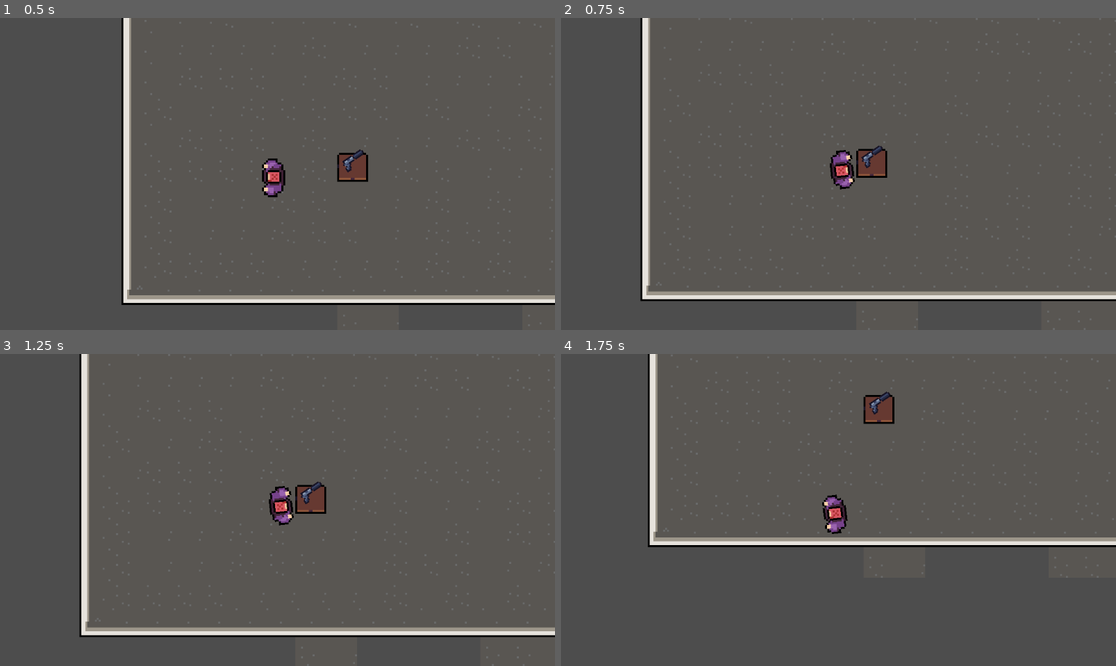
Above: before the commit, frames 1-4 (two rows, left to right).
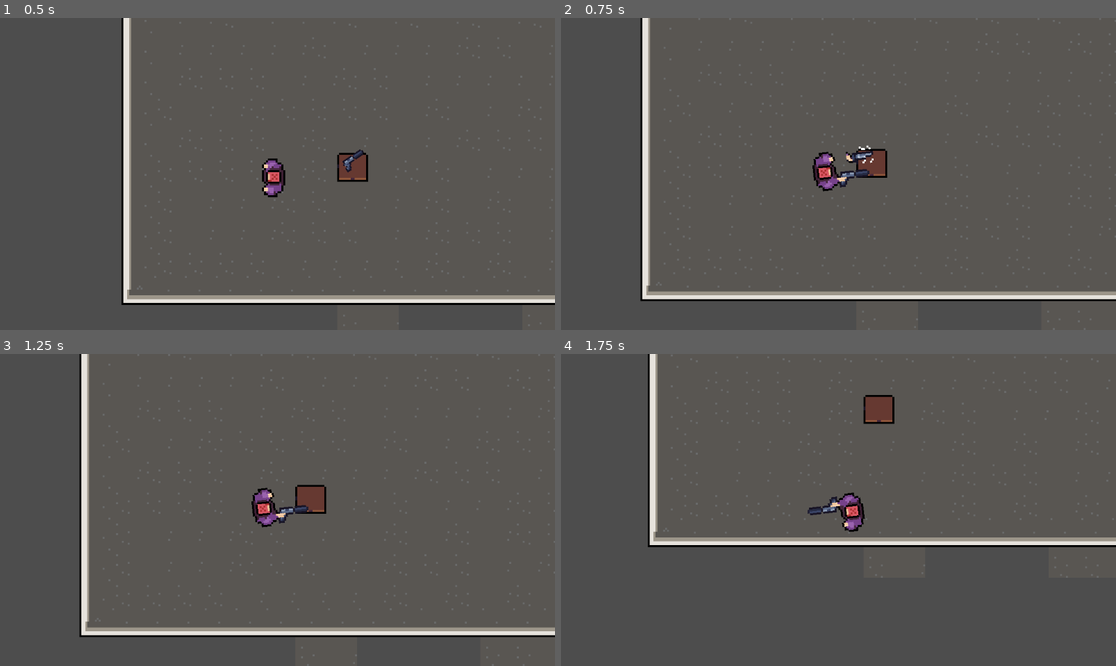
Above: after the commit, the same moments.

Repository: Techno857/Goons
Game: Godot game, scene res://Basement/basement.tscn
The game is run twice, just before and just after one commit, with the same random seed, the same clock (stepped at 60 frames per second) and the same inputs. The project has no main scene, so this scene is started directly.
Inputs (mouse positions are in pixels of both pictures, inside the frame that each line leads up to):
- Up to frame 1 (0.5 s): no input
- Up to frame 2 (0.75 s): move the mouse to (960, 158) at 0.52 s; hold Right (ui_right) from 0.53 s (still down); right-click (960, 158) at 0.6 s
- Up to frame 3 (1.25 s): keep holding Right (ui_right)
- Up to frame 4 (1.75 s): tap Enter at 1.25 s; move the mouse to (727, 525) at 1.27 s; release Right (ui_right) at 1.28 s; hold Down (ui_down) from 1.28 s (still down); click (727, 525) at 1.35 s; right-click (727, 525) at 1.55 s

Frame 1 is identical in both runs. In frame 2, 1.0% of the frame differs, in the area x 45-58%, y 40-56%; in frame 3, 0.9%; in frame 4, 0.9%.

Commit message:
Knife added

Diff:
--- a/Goon/goon.gd
+++ b/Goon/goon.gd
@@ -3,6 +3,8 @@
 @export var speed: int = 200
 @onready var animations = $AnimationPlayer
 @onready var pistol = $"../SupPistol"
+@onready var knife = $Knife
+@onready var knifeTimer = $Knife/knifeTimer
 @onready var direction = "right"
 
 
@@ -59,6 +61,9 @@
 	if pistol.magSize == 0:
 		pistol.gunAcquired = false
 
+	if Input.is_action_just_pressed("RMB") && pistol.gunAcquired == false:
+		_on_knife_timer_timeout()
+
 func _on_hurt_box_area_entered(area):
 	if area.has_method("openDoor") && area.doorClosed:
 		area.openDoor()
@@ -70,3 +75,10 @@
 	bullet_instance.rotation_degrees = rotation_degrees
 	bullet_instance.linear_velocity = Vector2(bullet_speed,0).rotated(rotation)
 	get_tree().get_root().call_deferred("add_child",bullet_instance)
+
+
+func _on_knife_timer_timeout():
+	knifeTimer.start()
+	knife.visible = true
+	await knifeTimer.timeout
+	knife.visible = false
--- a/Goon/goon.tscn
+++ b/Goon/goon.tscn
@@ -1,8 +1,9 @@
-[gd_scene load_steps=19 format=3 uid="uid://cpsei3law0djw"]
+[gd_scene load_steps=20 format=3 uid="uid://cpsei3law0djw"]
 
 [ext_resource type="Script" path="res://Goon/goon.gd" id="1_k2qhm"]
 [ext_resource type="Texture2D" uid="uid://cec6xdthr11vm" path="res://Goon/gun_goon_walk.png" id="2_j8nwx"]
 [ext_resource type="Texture2D" uid="uid://dlqal3udbv0hs" path="res://Goon/goon walk animation.png" id="2_swr1l"]
+[ext_resource type="PackedScene" uid="uid://bhg5kopgf5q1l" path="res://Knife/Knife.tscn" id="4_1yy6l"]
 
 [sub_resource type="CapsuleShape2D" id="CapsuleShape2D_ys4p4"]
 radius = 7.0
@@ -365,4 +366,15 @@
 [node name="Muzzle" type="Marker2D" parent="."]
 position = Vector2(15, 2.99995)
 
+[node name="AudioStreamPlayer" type="AudioStreamPlayer" parent="."]
+
+[node name="Knife" parent="." instance=ExtResource("4_1yy6l")]
+visible = false
+position = Vector2(11, -7.00004)
+
+[node name="knifeTimer" type="Timer" parent="Knife"]
+wait_time = 0.3
+one_shot = true
+
 [connection signal="area_entered" from="hurtBox" to="." method="_on_hurt_box_area_entered"]
+[connection signal="timeout" from="Knife/knifeTimer" to="." method="_on_knife_timer_timeout"]
--- /dev/null
+++ b/Knife/Knife.tscn
@@ -0,0 +1,16 @@
+[gd_scene load_steps=3 format=3 uid="uid://bhg5kopgf5q1l"]
+
+[ext_resource type="Texture2D" uid="uid://10noga32br5u" path="res://Knife/knife.png" id="1_6oyo4"]
+
+[sub_resource type="RectangleShape2D" id="RectangleShape2D_x0jrf"]
+size = Vector2(13, 8)
+
+[node name="Knife" type="Area2D"]
+
+[node name="CollisionShape2D" type="CollisionShape2D" parent="."]
+position = Vector2(1.5, 0)
+shape = SubResource("RectangleShape2D_x0jrf")
+
+[node name="Sprite2D" type="Sprite2D" parent="."]
+texture_filter = 1
+texture = ExtResource("1_6oyo4")
--- a/project.godot
+++ b/project.godot
@@ -57,6 +57,11 @@
 "events": [Object(InputEventMouseButton,"resource_local_to_scene":false,"resource_name":"","device":-1,"window_id":0,"a …(253 unchanged characters)…
 ]
 }
+RMB={
+"deadzone": 0.5,
+"events": [Object(InputEventMouseButton,"resource_local_to_scene":false,"resource_name":"","device":-1,"window_id":0,"alt_pressed":false,"shift_pressed":false,"ctrl_pressed":false,"meta_pressed":false,"button_mask":2,"position":Vector2(142, 13),"global_position":Vector2(146, 56),"factor":1.0,"button_index":2,"canceled":false,"pressed":true,"double_click":false,"script":null)
+]
+}
 
 [rendering]
 
Binary file added: Knife/knife.png
Not shown, added: Knife/knife.png.import
